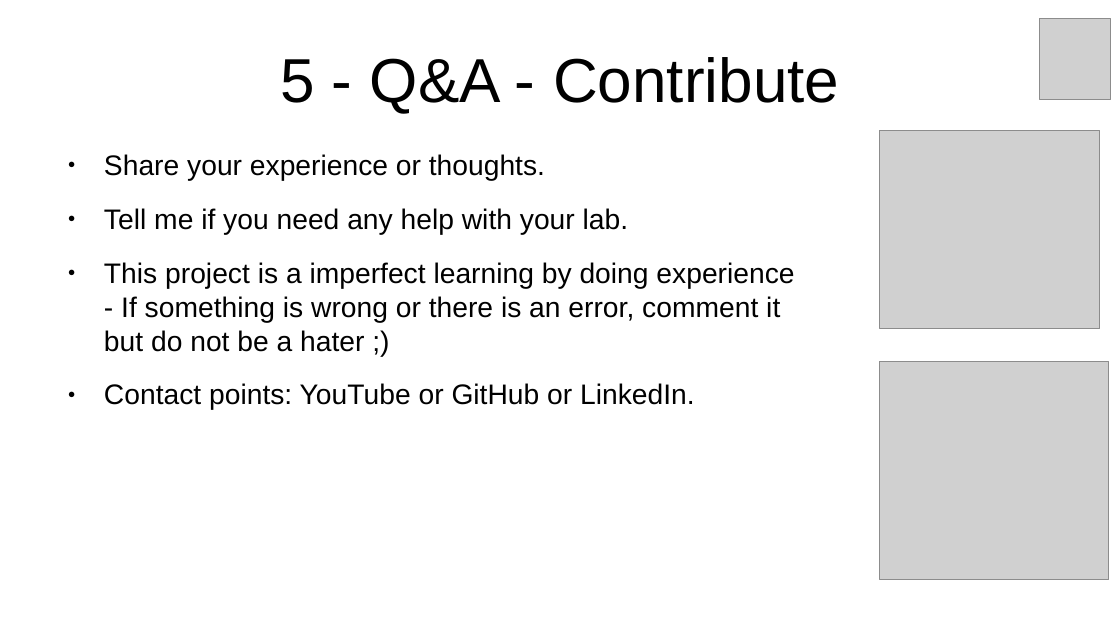
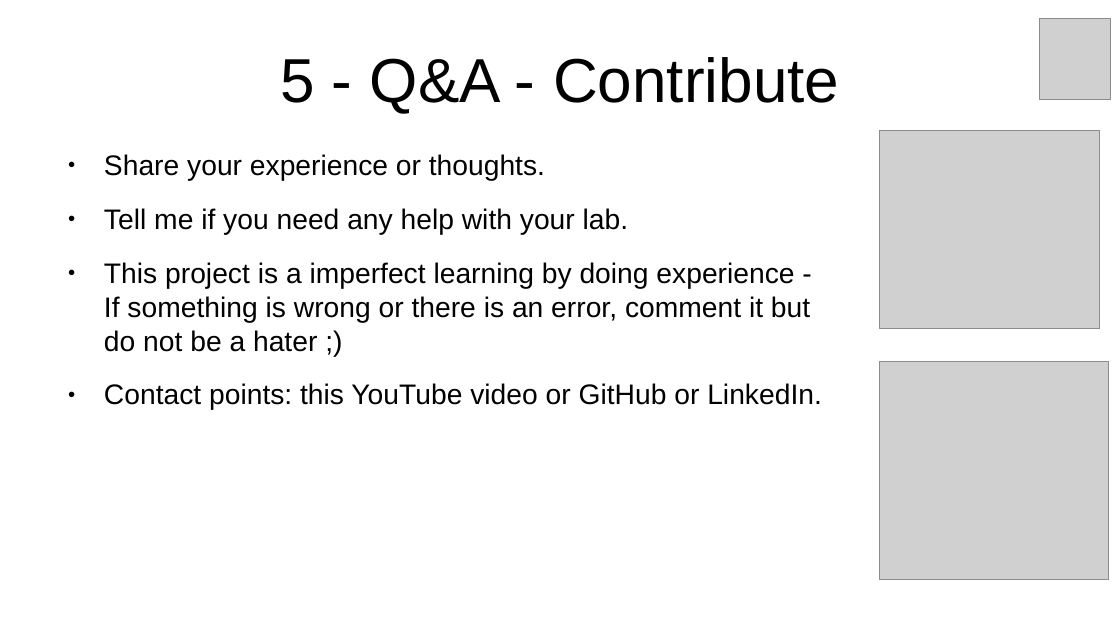
Before and after one commit to inigokintana/homelab-2-prod-ai-golden-path, a slide deck: slide 9 of docs/Presentation-homelab-2-prod-ai-golden-path.odp. Drawn at 1120x630 pixels with LibreOffice and Linux fonts; fonts in the diff are those of the drawing; grey boxes stand for pictures. Boxes give left, top, right and bottom in pixels: in the first picture for what was removed or moved away, otherwise in the second. Text is boxed around its words. In the diff, an @@ line names an element or a change of style, - is before the commit and + after.

```diff
--- a/docs/Presentation-homelab-2-prod-ai-golden-path.odp
+++ b/docs/Presentation-homelab-2-prod-ai-golden-path.odp
@@ text at (104,383,822,410): text changed @@
-● Contact points: YouTube or GitHub or LinkedIn.
+● Contact points: this YouTube video or GitHub or LinkedIn.
```
Also in this commit, not shown: 9 other slides changed, 7 other files.
